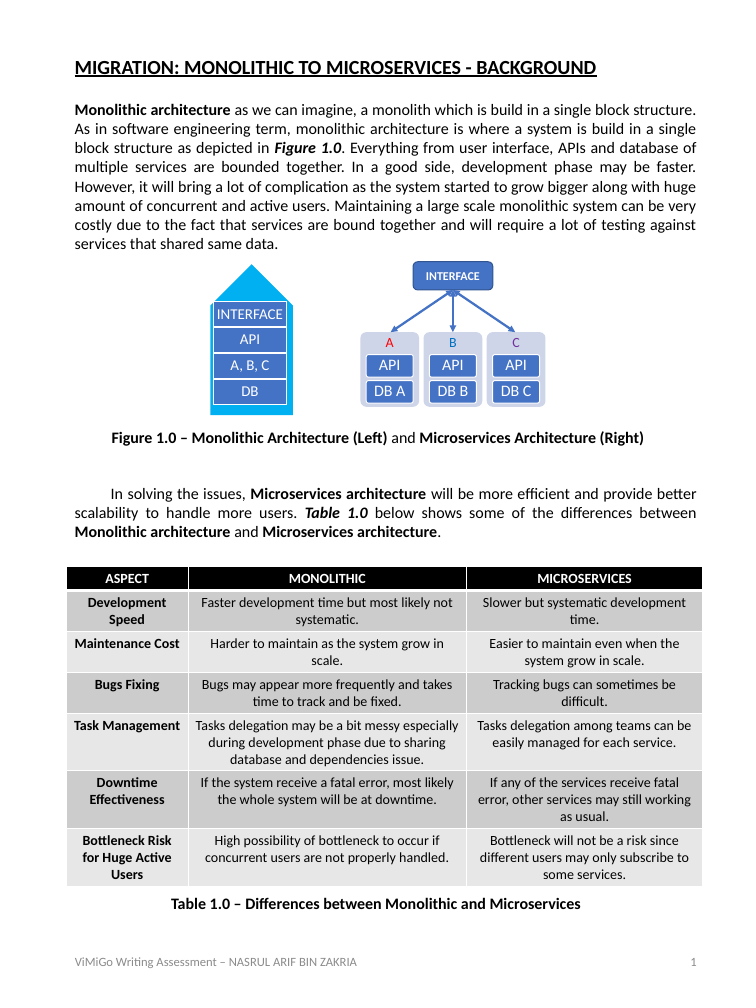
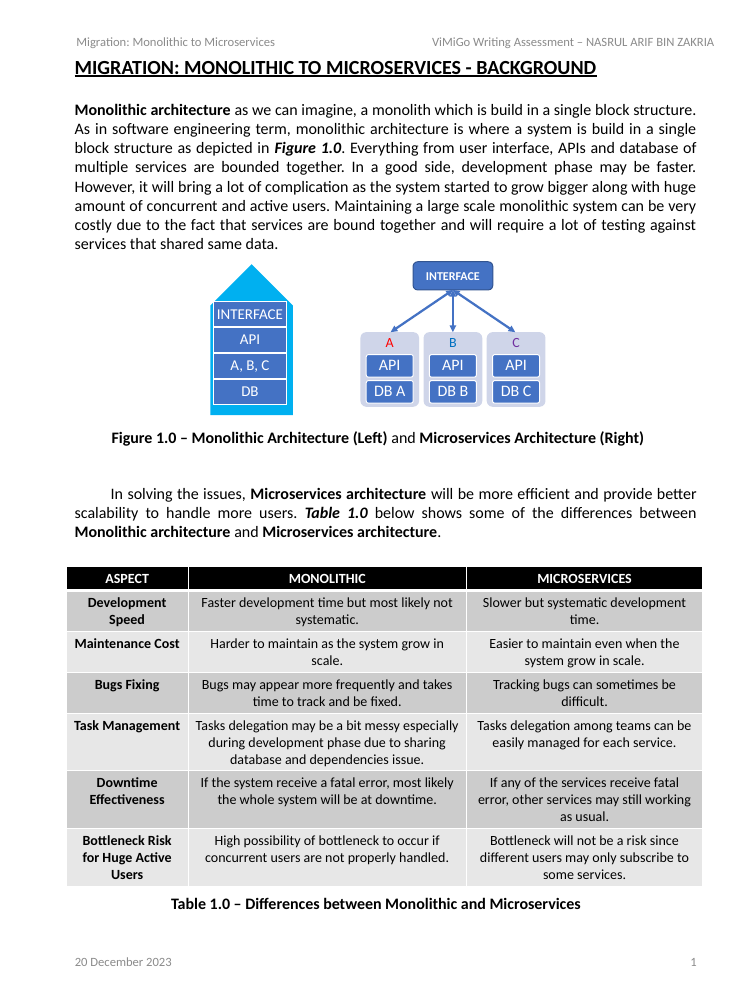
Before and after one commit to NasrulArif/VMG1223, a slide deck: slide 1 of PART 2 - RESULTS/Writing Assessment.pptx. Drawn at 756x1008 pixels with LibreOffice and Linux fonts; fonts in the diff are those of the drawing; background and template pictures are left out. Boxes give left, top, right and bottom in pixels: in the first picture for what was removed or moved away, otherwise in the second. Text is boxed around its words. In the diff, an @@ line names an element or a change of style, - is before the commit and + after.

```diff
--- a/PART 2 - RESULTS/Writing Assessment.pptx
+++ b/PART 2 - RESULTS/Writing Assessment.pptx
@@ text added at <box>76,37,275,48</box>, 12.6 pt, text #8C8C8C @@
+Migration: Monolithic to Microservices
@@ text added at <box>432,37,714,48</box>, 12.6 pt, text #8C8C8C @@
+ViMiGo Writing Assessment – NASRUL ARIF BIN ZAKRIA
@@ text at <box>75,957,172,966</box>: text changed @@
-ViMiGo Writing Assessment – NASRUL ARIF BIN ZAKRIA
+20 December 2023
```
Also in this commit, not shown: 2 other slides changed, 6 other files.
